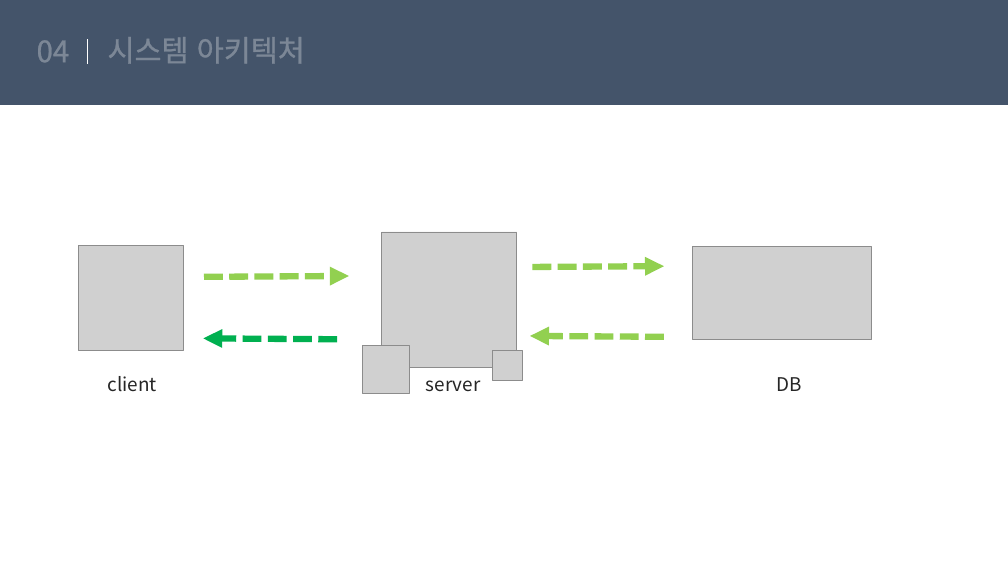
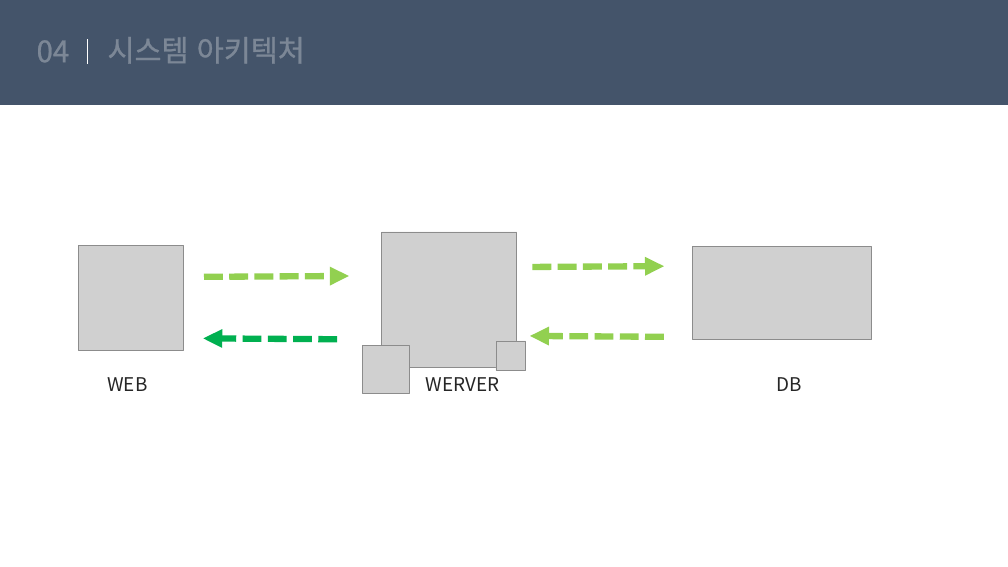
Before and after one commit to suna05/fanduck, a slide deck: slide 19 of suna/8월 29일 화/팬덕.pptx. Drawn at 1008x567 pixels with LibreOffice and Linux fonts; fonts in the diff are those of the drawing; grey boxes stand for pictures. Boxes give left, top, right and bottom in pixels: in the first picture for what was removed or moved away, otherwise in the second. Text is boxed around its words. In the diff, an @@ line names an element or a change of style, - is before the commit and + after.

Commit message:
C
C

```diff
--- a/suna/8월 29일 화/팬덕.pptx
+++ b/suna/8월 29일 화/팬덕.pptx
@@ picture: place and size @@
-picture at [493, 350, 523, 380]
+picture at [496, 341, 526, 371]
@@ text at [107, 377, 147, 391]: text changed @@
-client
+WEB
@@ text at [426, 377, 500, 391]: text changed @@
-server
+WERVER
```
Also in this commit, not shown: 3 other slides changed.
